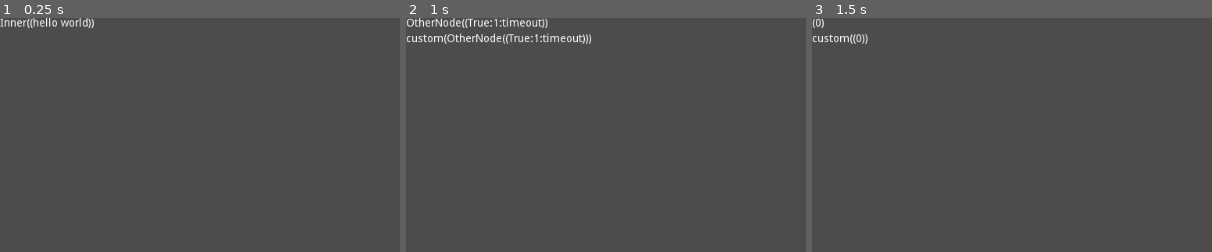
Above: before the commit, frames 1-3 (left to right).
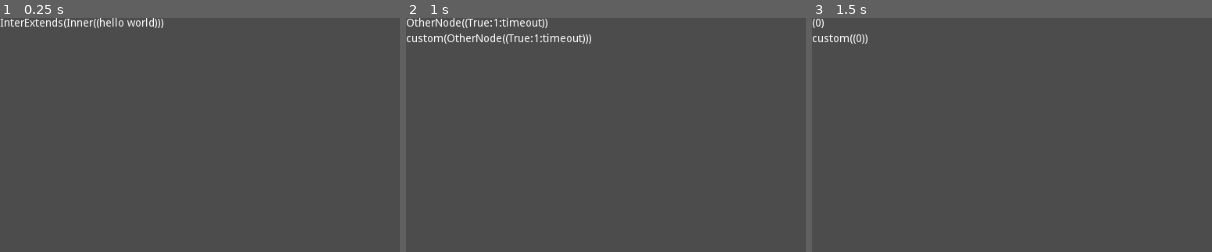
Above: after the commit, the same moments.

Repository: jamie-pate/godot-code-coverage
Game: Godot game, scene res://Spatial.tscn
Same seed, same stepped clock (60 frames per second), same inputs: the game is played once before the commit and once after it.
Inputs:
- Up to frame 1 (0.25 s): no input
- Up to frame 2 (1 s): tap Enter at 0.5 s
- Up to frame 3 (1.5 s): tap Space at 1.25 s
The pictures show only the part of the screen within x 0-50%, y 0-50%; the shares and areas given below are measured in that part.

The runs differ from the first frame. In frame 1, 0.8% of the frame differs, in the area x 2-41%, y 0-5%; in frame 2, nothing differs; in frame 3, nothing differs.

Commit message:
Add support uses extends in the class declaration line
If an inner class uses extends in the class declaration line it would
use the subclass_name from the previous line...

Diff:
--- a/Spatial.gd
+++ b/Spatial.gd
@@ -19,10 +19,14 @@
 	static func fmt(value: String):
 		return 'Inner(%s)' % [value]
 
+class InnerExtends extends Reference:
+	func fmt(value: String):
+		return 'InterExtends(%s)' % [value]
+
 # Called when the node enters the scene tree for the first time.
 func _ready():
 	var other = Other.new()
-	$Label.text = Inner.fmt(other.fmt("hello world"))
+	$Label.text = InnerExtends.new().fmt(Inner.fmt(other.fmt("hello world")))
 
 func _on_Timer_timeout():
 	print('add child')
Not shown, changed: addons/coverage/Coverage.gd
